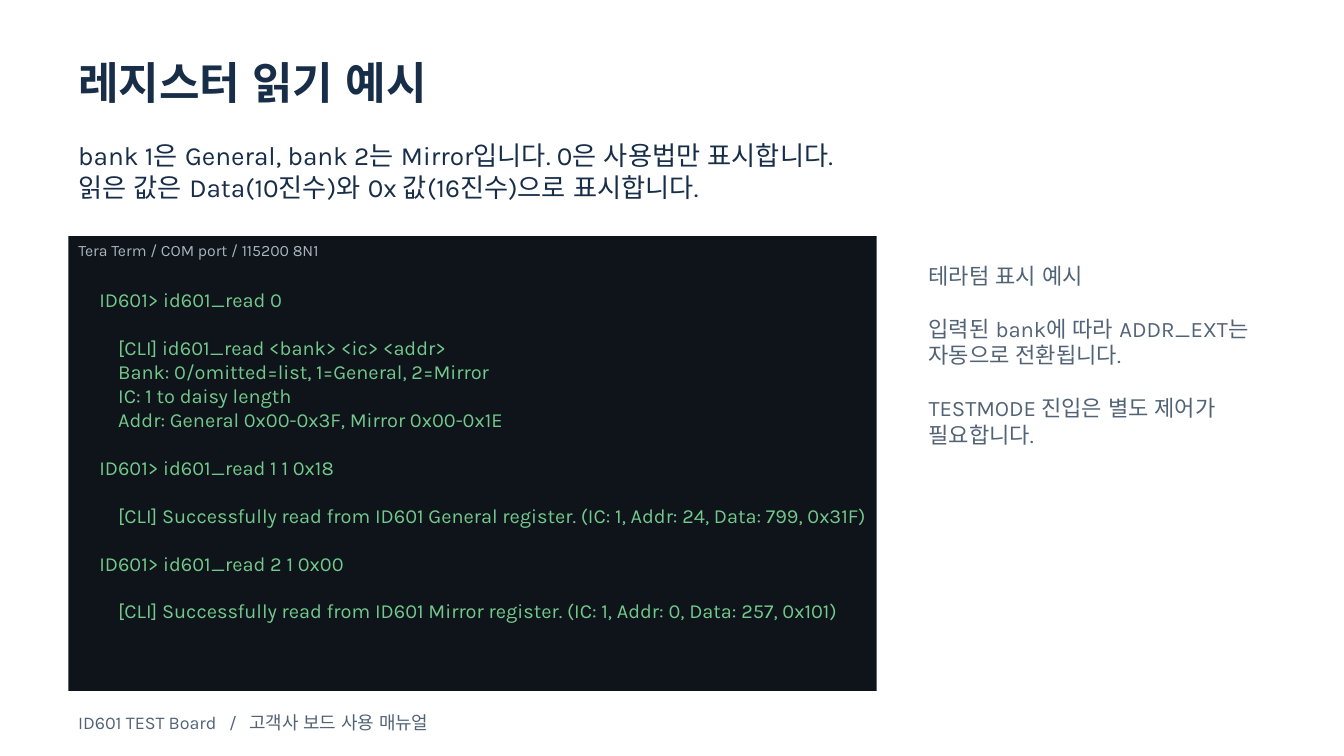
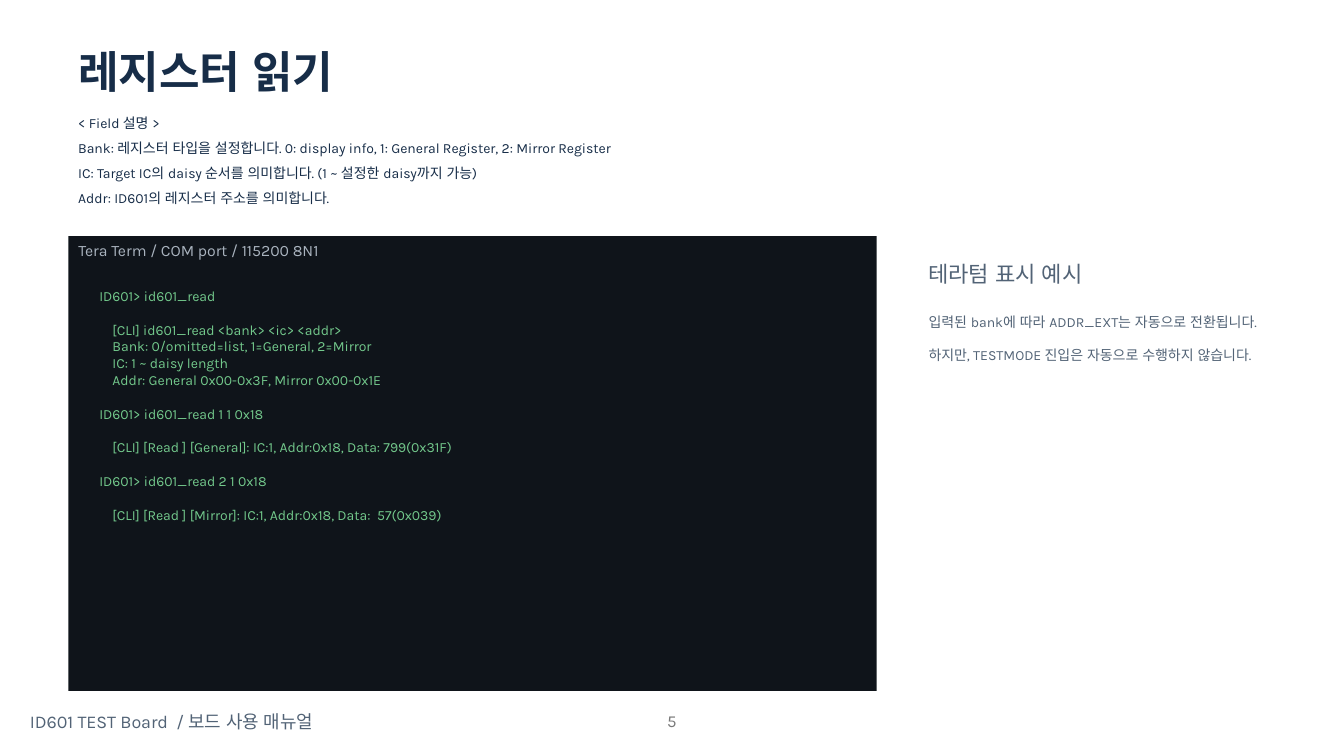
Before and after one commit to oio9595/Global_Technologies_FW, a slide deck: slide 5 of ID601/Jig/ID601_ES/Docs/Deliverables/Manual/ID601_MOBIS_CLI_Manual_20261029_v2.pptx. Drawn at 1344x756 pixels with LibreOffice and Linux fonts; fonts in the diff are those of the drawing. Boxes give left, top, right and bottom in pixels: in the first picture for what was removed or moved away, otherwise in the second. Text is boxed around its words. In the diff, an @@ line names an element or a change of style, - is before the commit and + after.

```diff
--- a/ID601/Jig/ID601_ES/Docs/Deliverables/Manual/ID601_MOBIS_CLI_Manual_20261029_v2.pptx
+++ b/ID601/Jig/ID601_ES/Docs/Deliverables/Manual/ID601_MOBIS_CLI_Manual_20261029_v2.pptx
@@ text at box(78, 51, 333, 92): text changed @@
-레지스터 읽기 예시
+레지스터 읽기
@@ text at box(78, 116, 611, 204): text changed; size 18.8 to 10 pt @@
-bank 1은 General, bank 2는 Mirror입니다. 0은 사용법만 표시합니다.
-읽은 값은 Data(10진수)와 0x 값(16진수)으로 표시합니다.
+< Field 설명 >
+Bank: 레지스터 타입을 설정합니다. 0: display info, 1: General Register, 2: Mirror Register
+IC: Target IC의 daisy 순서를 의미합니다. (1 ~ 설정한 daisy까지 가능)
+Addr: ID601의 레지스터 주소를 의미합니다.
@@ text at box(99, 291, 216, 301): text changed; size 14.2 to 10 pt @@
-ID601> id601_read 0
+ID601> id601_read
@@ text at box(99, 325, 381, 419): size 14.2 to 10 pt in "[CLI] id601_read <bank> <ic> <addr>", "Bank: 0/omitted=list, 1=General, 2=Mirror", "Addr: General 0x00-0x3F, Mirror 0x00-0x1E", "ID601> id601_read 1 1 0x18" @@
@@ text at box(929, 315, 1257, 328): size 15.8 to 10 pt in "입력된 bank에 따라 ADDR_EXT는 자동으로 전환됩니다." @@
@@ text at box(112, 358, 228, 372): text changed; size 14.2 to 10 pt @@
-IC: 1 to daisy length
+IC: 1 ~ daisy length
@@ text at box(929, 348, 1252, 362): text changed; size 15.8 to 10 pt @@
-TESTMODE 진입은 별도 제어가 필요합니다.
+하지만, TESTMODE 진입은 자동으로 수행하지 않습니다.
@@ text at box(99, 442, 451, 522): text changed; size 14.2 to 10 pt @@
-[CLI] Successfully read from ID601 General register. (IC: 1, Addr: 24, Data: 799, 0x31F)
-ID601> id601_read 2 1 0x00
-[CLI] Successfully read from ID601 Mirror register. (IC: 1, Addr: 0, Data: 257, 0x101)
+[CLI] [Read ] [General]: IC:1, Addr:0x18, Data: 799(0x31F)
+ID601> id601_read 2 1 0x18
+[CLI] [Read ] [Mirror]: IC:1, Addr:0x18, Data: 57(0x039)
@@ text at box(30, 713, 313, 730): text changed @@
-ID601 TEST Board / 고객사 보드 사용 매뉴얼
+ID601 TEST Board / 보드 사용 매뉴얼
@@ page number added at box(667, 716, 676, 727), 12 pt, text #797979 @@
+5
```
Also in this commit, not shown: 7 other slides changed, 10 slides added, 1 slide removed, 10 other files.
